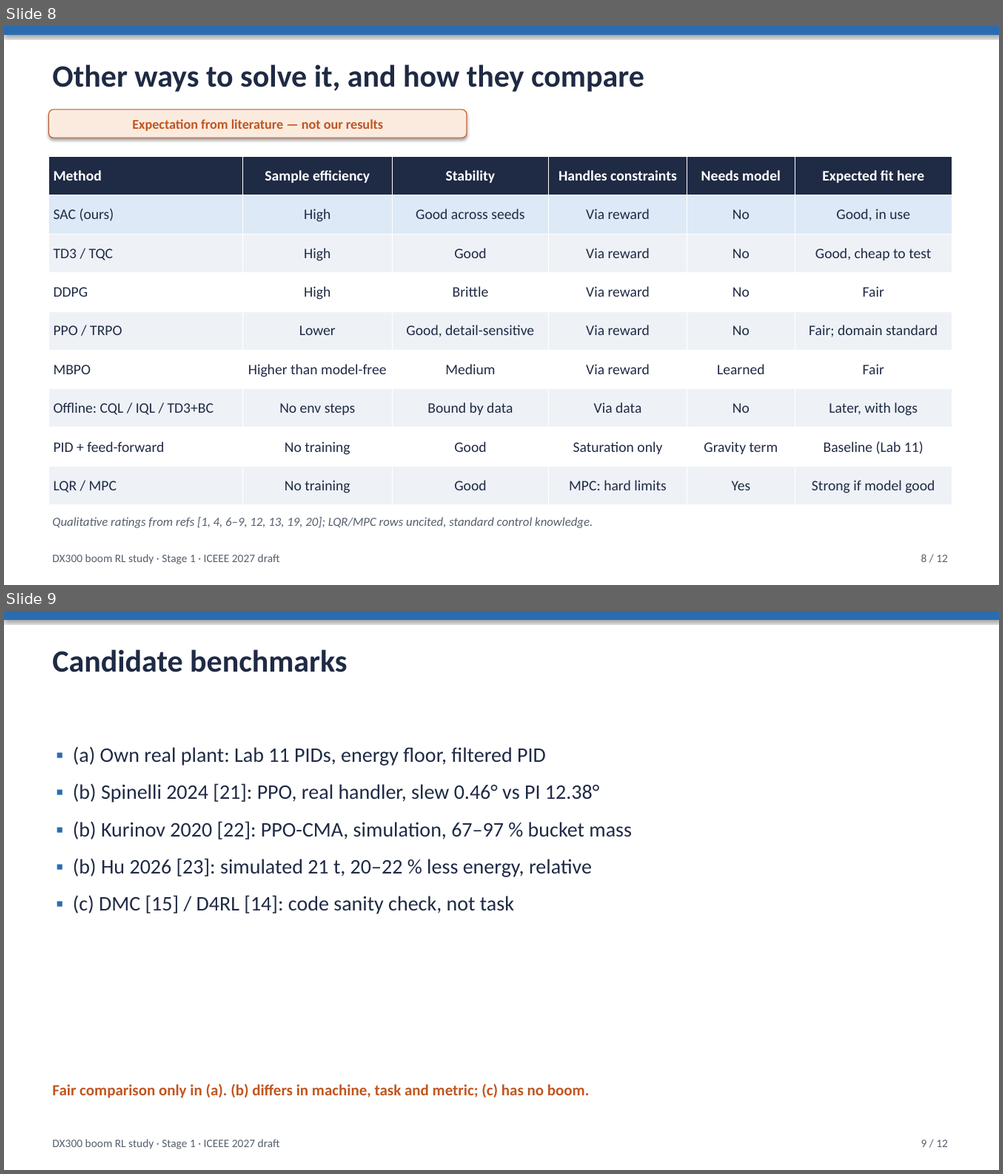
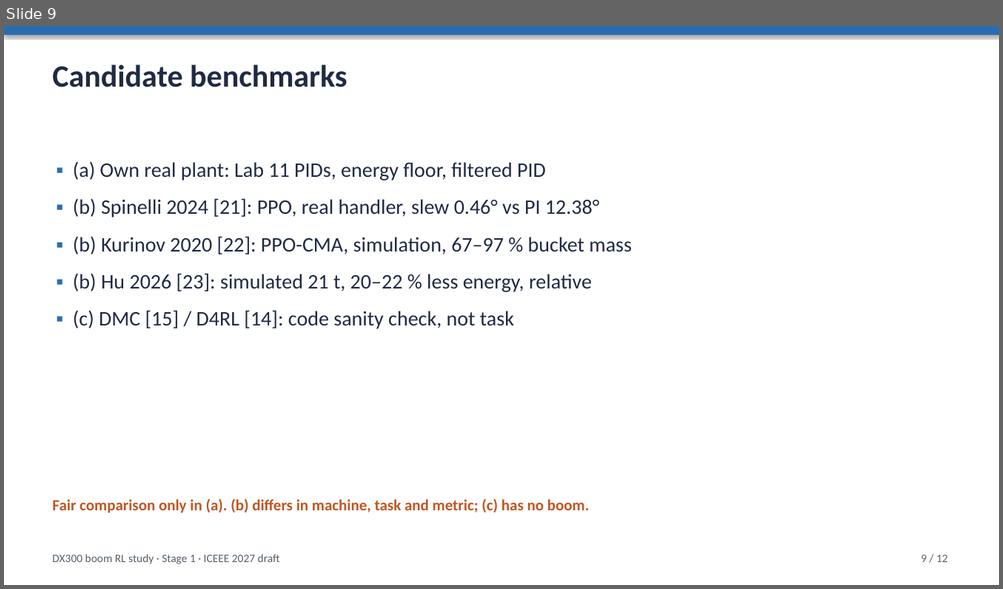
Before and after one commit to Ahmedayyadw/dx300-sim, a slide deck: slides/dx300_sac_methods.pptx. Shown one above the other, each under a label of ours: slides 8 and 9 before the commit, slide 9 after it. The pictures are 1003x1174 and 1003x589 pixels, drawn with LibreOffice and Linux fonts; fonts in the diff are those of the drawing. Boxes give left, top, right and bottom in pixels: in the first picture for what was removed or moved away, otherwise in the second. Text is boxed around its words. In the diff, an @@ line names an element or a change of style, - is before the commit and + after.

```diff
--- a/slides/dx300_sac_methods.pptx
+++ b/slides/dx300_sac_methods.pptx
@@ slide 8 removed at bbox=[4, 26, 999, 585], background #FFFFFF @@
@@ rectangle removed at bbox=[4, 26, 999, 35] @@
@@ text removed at bbox=[52, 64, 644, 92] @@
-Other ways to solve it, and how they compare
@@ rounded rectangle removed at bbox=[48, 110, 466, 138] @@
-Expectation from literature — not our results
@@ table removed at bbox=[48, 156, 951, 506], 9 rows, 6 columns @@
-Method | Sample efficiency | Stability | Handles constraints | Needs model | Expected fit here
-SAC (ours) | High | Good across seeds | Via reward | No | Good, in use
-TD3 / TQC | High | Good | Via reward | No | Good, cheap to test
-DDPG | High | Brittle | Via reward | No | Fair
-PPO / TRPO | Lower | Good, detail-sensitive | Via reward | No | Fair; domain standard
-MBPO | Higher than model-free | Medium | Via reward | Learned | Fair
-Offline: CQL / IQL / TD3+BC | No env steps | Bound by data | Via data | No | Later, with logs
-PID + feed-forward | No training | Good | Saturation only | Gravity term | Baseline (Lab 11)
-LQR / MPC | No training | Good | MPC: hard limits | Yes | Strong if model good
@@ text removed at bbox=[52, 517, 592, 528] @@
-Qualitative ratings from refs [1, 4, 6–9, 12, 13, 19, 20]; LQR/MPC rows uncited, standard control knowledge.
@@ text removed at bbox=[52, 554, 280, 565] @@
-DX300 boom RL study · Stage 1 · ICEEE 2027 draft
@@ text removed at bbox=[921, 554, 948, 562] @@
-8 / 12
```
Also in this commit, not shown: 4 slides added, 3 other slides removed, 2 other files.
